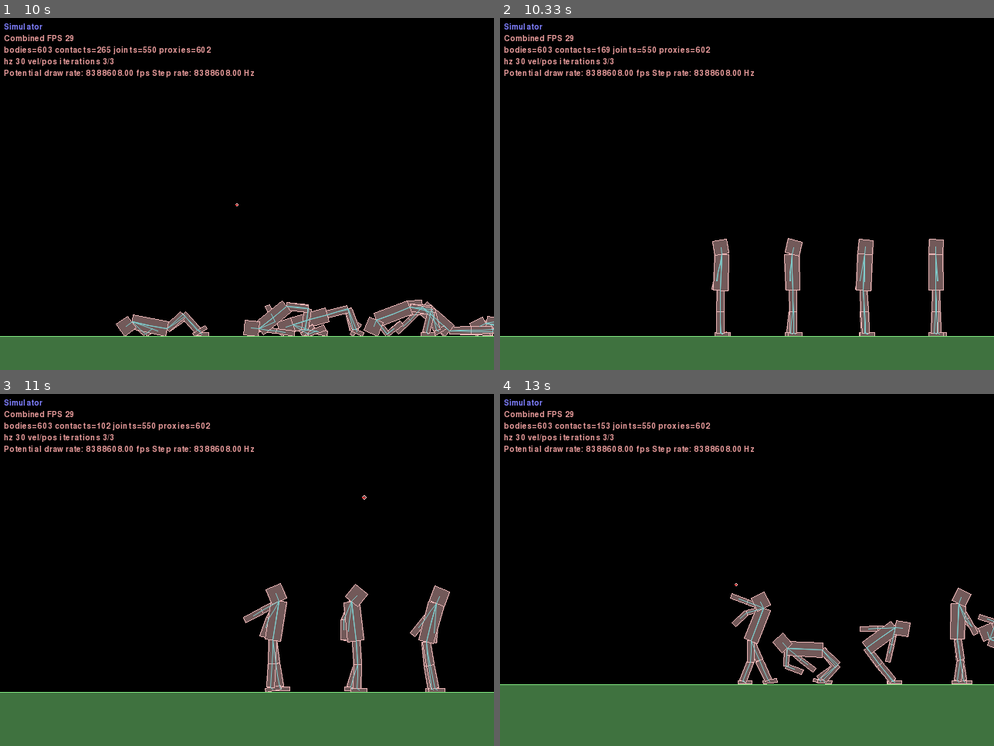
Above: before the commit, frames 1-4 (two rows, left to right).
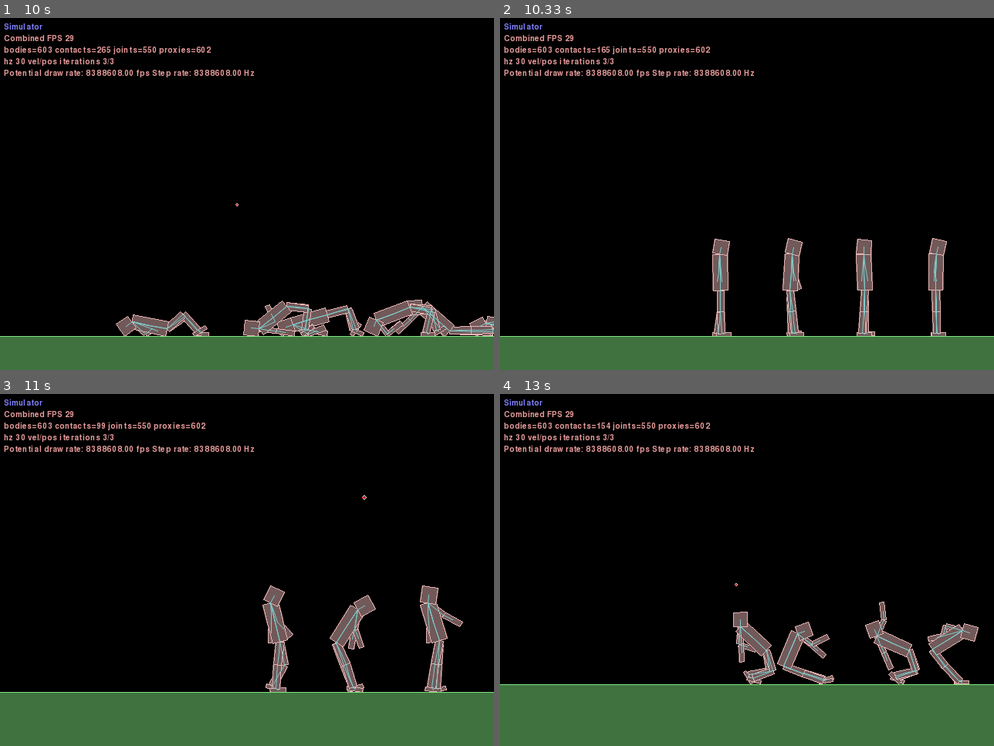
Above: after the commit, the same moments.

Repository: BradfordC/Walkers
Game: pygame game, started from simulator.py
Same seed, same stepped clock (60 frames per second), same inputs: the game is played once before the commit and once after it.
Inputs (mouse positions are in pixels of both pictures, inside the frame that each line leads up to):
- Up to frame 1 (10 s): hold Left 0.33-0.87 s; move the mouse to (237, 229) at 0.37 s; hold Down 0.9-1.2 s; move the mouse to (64, 148) at 0.93 s; tap Space at 0.97, 1.3, 1.6, 1.73, 2.13, 2.43, 2.8, 3.53, 3.83, 4.03, 4.33, 4.53, 4.87, 5.17, 5.37, 5.67, 5.93, 6.27, 6.57, 6.7, 7.1, 7.4, 7.77, 8.17, 8.47, 8.67, 8.97, 9.17, 9.5, 9.8 s; tap Z at 1.05, 2.22, 3.62, 4.95, 6.35, 7.85, 9.25 s; hold Left 1.23-1.63 s; move the mouse to (316, 211) at 1.27 s; tap X at 1.38, 2.88, 4.12, 5.45, 6.78, 8.25, 9.58 s; hold Up 1.67-2.03 s; move the mouse to (113, 169) at 1.7 s; hold Right 2.07-2.7 s; move the mouse to (88, 236) at 2.1 s; hold Down 2.73-3.1 s; move the mouse to (375, 49) at 2.77 s; click (429, 310) at 3.18 s; hold Left 3.47-3.93 s; move the mouse to (108, 130) at 3.5 s; hold Right 3.97-4.43 s; move the mouse to (321, 56) at 4 s; hold Up 4.47-4.77 s; move the mouse to (207, 162) at 4.5 s; hold Right 4.8-5.27 s; move the mouse to (330, 317) at 4.83 s; hold Left 5.3-5.83 s; move the mouse to (192, 144) at 5.33 s; hold Down 5.87-6.17 s; move the mouse to (103, 109) at 5.9 s; hold Left 6.2-6.6 s; move the mouse to (69, 274) at 6.23 s; hold Up 6.63-7 s; move the mouse to (143, 162) at 6.67 s; hold Right 7.03-7.67 s; move the mouse to (98, 197) at 7.07 s; hold Down 7.7-8.07 s; move the mouse to (187, 222) at 7.73 s; hold Left 8.1-8.57 s; move the mouse to (138, 123) at 8.13 s; hold Right 8.6-9.07 s; move the mouse to (237, 313) at 8.63 s; hold Up 9.1-9.4 s; move the mouse to (340, 299) at 9.13 s; hold Right 9.43-9.9 s; move the mouse to (345, 141) at 9.47 s; click (429, 324) at 9.98 s
- Up to frame 2 (10.33 s): hold Left from 10.27 s (still down); move the mouse to (677, 264) at 10.3 s
- Up to frame 3 (11 s): tap Space at 10.33, 10.63, 10.9 s; click (177, 640) at 10.35 s; tap Z at 10.42 s; release Left at 10.8 s; hold Down from 10.83 s (still down); click (143, 566) at 10.92 s; tap X at 10.98 s
- Up to frame 4 (13 s): release Down at 11.13 s; hold Left 11.17-11.57 s; tap Space at 11.23, 11.53, 11.67, 12.07, 12.37, 12.73 s; click (658, 686) at 11.25 s; hold Up 11.6-11.97 s; move the mouse to (663, 686) at 11.63 s; click (663, 686) at 11.68 s; tap Z at 11.75 s; hold Right 12-12.63 s; click (821, 478) at 12.08 s; tap X at 12.15 s; hold Down from 12.67 s (still down); click (816, 615) at 12.75 s

Frame 1 is identical in both runs. In frame 2, 1.2% of the frame differs, in the area x 21-91%, y 8-91%; in frame 3, 3.5%; in frame 4, 5.0%, in the area x 21-100%, y 8-83%.

Commit message:
Fix bug where position wasn't being added to history.

Diff:
--- a/evolution/agent.py
+++ b/evolution/agent.py
@@ -31,8 +31,9 @@
             layer.Weights[rowIndex] = np.add(layer.Weights[rowIndex],mutationArray)
 
     #Add an array of the current state of the agent
-    def addToHistory(self, stateArray):
-        self.performance.jointHistory.append(stateArray)
+    def addToHistory(self, position, jointAngles):
+        self.performance.addToHistory(position)
+        self.performance.addToJointHistory(jointAngles)
 
     #Remove old history
     def resetHistory(self):
--- a/evolution/performance.py
+++ b/evolution/performance.py
@@ -10,6 +10,12 @@
         self.novelty = None
         #How well an agent is doing to be chosen for reproduction
         self.score = None
+
+    def addToHistory(self, position):
+        self.history.append(position)
+
+    def addToJointHistory(self, jointAngles):
+        self.jointHistory.append(jointAngles)
 
     def getFitness(self):
         sum = 0
--- a/learningSettings.py
+++ b/learningSettings.py
@@ -11,7 +11,7 @@
     fileName = 'Test'
 
     secondsPerRun = 5
-    walkerCount = 1000
+    walkerCount = 100
     groupSize = 50
     numberOfGenerations = 100
     numberOfExperiments = 1
--- a/simulator.py
+++ b/simulator.py
@@ -108,20 +108,15 @@
         #Add each walker's state to its agent's history
         for i in range(len(self.walkerList)):
             agent = self.findAgentForWalker(i, groupSize)
+            walker = self.walkerList[i]
             #If we had extra walkers, don't try to deal with their agents
             if(agent is None):
                 break
-            agent.addToHistory(self.walkerList[i].getJointAngles())
+            agent.addToHistory(walker.getTorsoPosition(), walker.getJointAngles())
         self.secondsElapsed += 1
 
     #What to do after each group
     def afterGroup(self, settings, groupSize):
-        for i in range(len(self.walkerList)):
-            agent = self.findAgentForWalker(i, groupSize)
-            #If we had extra walkers, don't try to deal with their agents
-            if(agent is None):
-                break
-            agent.performance.history.append(self.walkerList[i].getTorsoPosition())
         self.resetWalkers()
         self.groupsElapsed += 1
         self.secondsElapsed = 0
